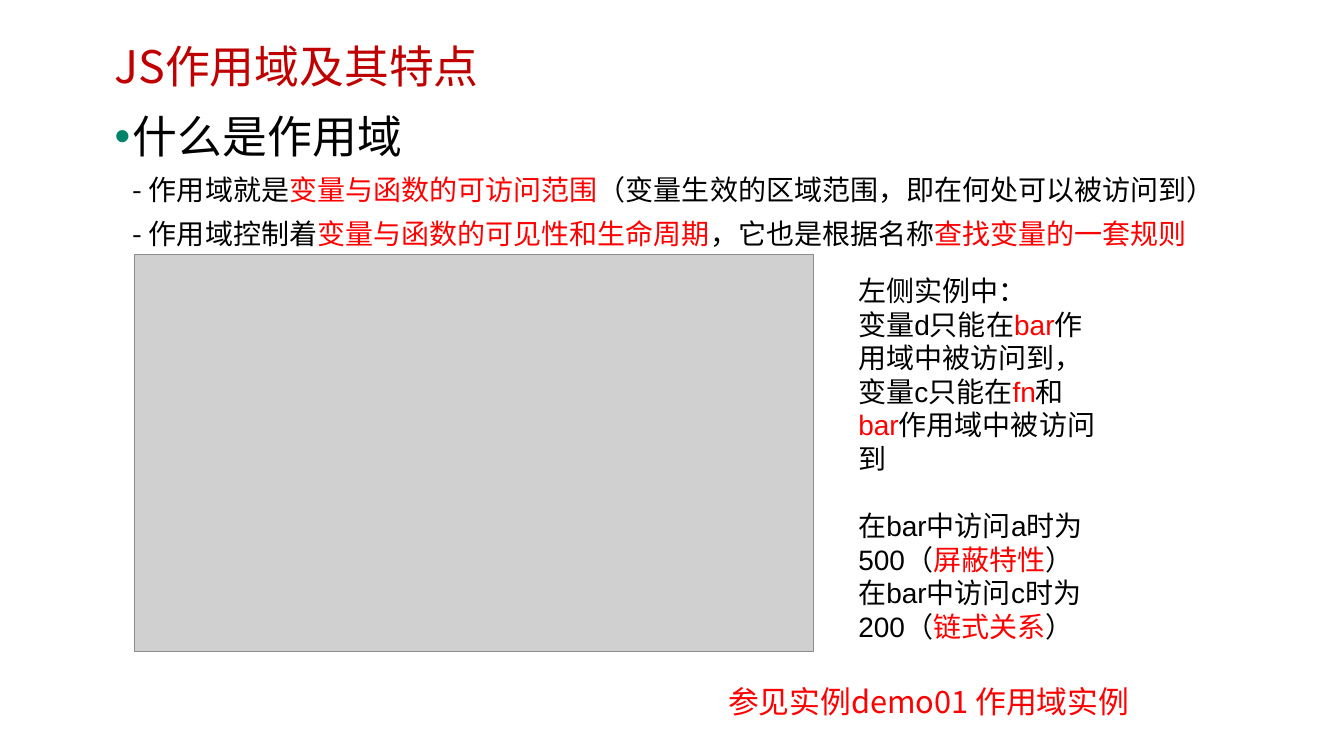
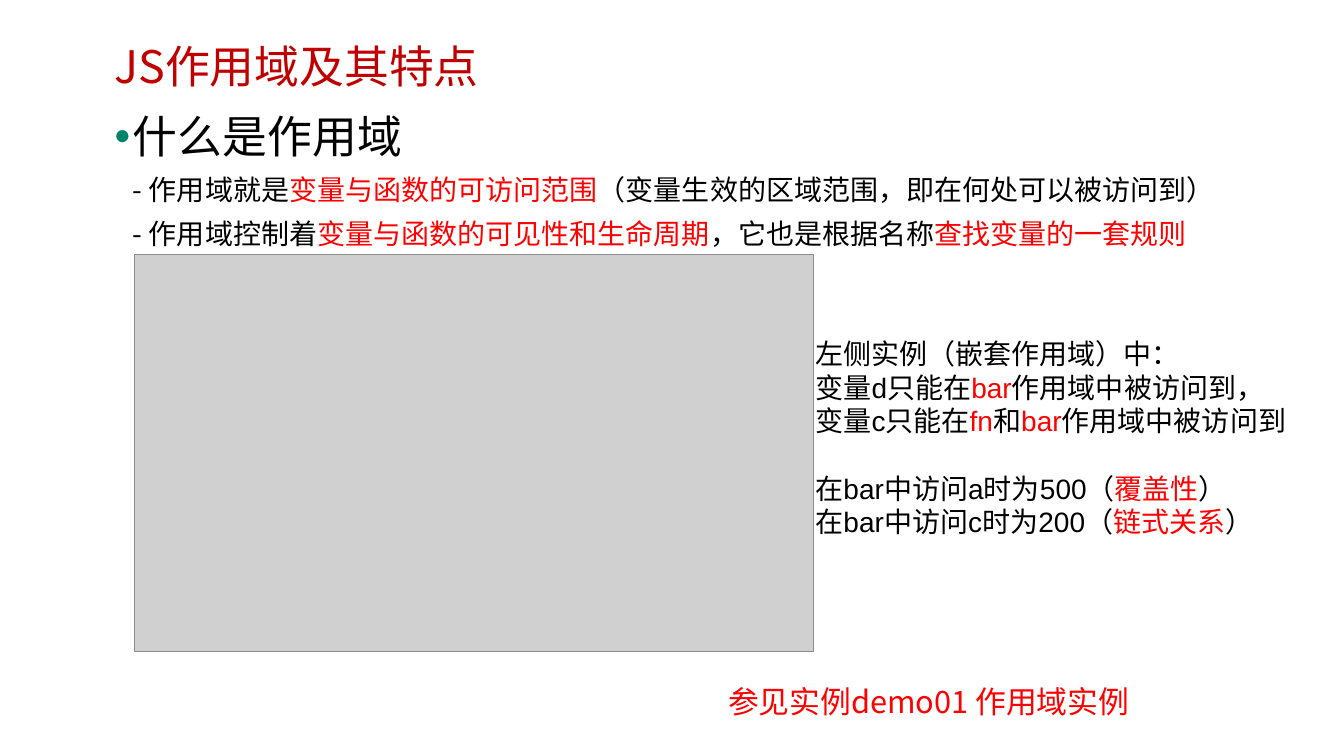
Before and after one commit to edu2act/course-javascript-advanced, a slide deck: slide 4 of 课程PPT/05.JavaScript函数进阶二.pptx. Drawn at 1344x756 pixels with LibreOffice and Linux fonts; fonts in the diff are those of the drawing; grey boxes stand for pictures; background and template pictures are left out. Boxes give left, top, right and bottom in pixels: in the first picture for what was removed or moved away, otherwise in the second. Text is boxed around its words. In the diff, an @@ line names an element or a change of style, - is before the commit and + after.

```diff
--- a/课程PPT/05.JavaScript函数进阶二.pptx
+++ b/课程PPT/05.JavaScript函数进阶二.pptx
@@ text at (x1=815, y1=340, x2=1286, y2=535): text changed @@
-左侧实例中：
-变量d只能在bar作用域中被访问到，
-变量c只能在fn和bar作用域中被访问到
-在bar中访问a时为500（屏蔽特性）
-在bar中访问c时为
-200（链式关系）
+左侧实例（嵌套作用域）中：
+变量d只能在bar作用域中被访问到，
+变量c只能在fn和bar作用域中被访问到
+在bar中访问a时为500（覆盖性）
+在bar中访问c时为200（链式关系）
```
Also in this commit, not shown: 6 other slides changed, 5 slides added, 15 slides removed, 8 other files.
